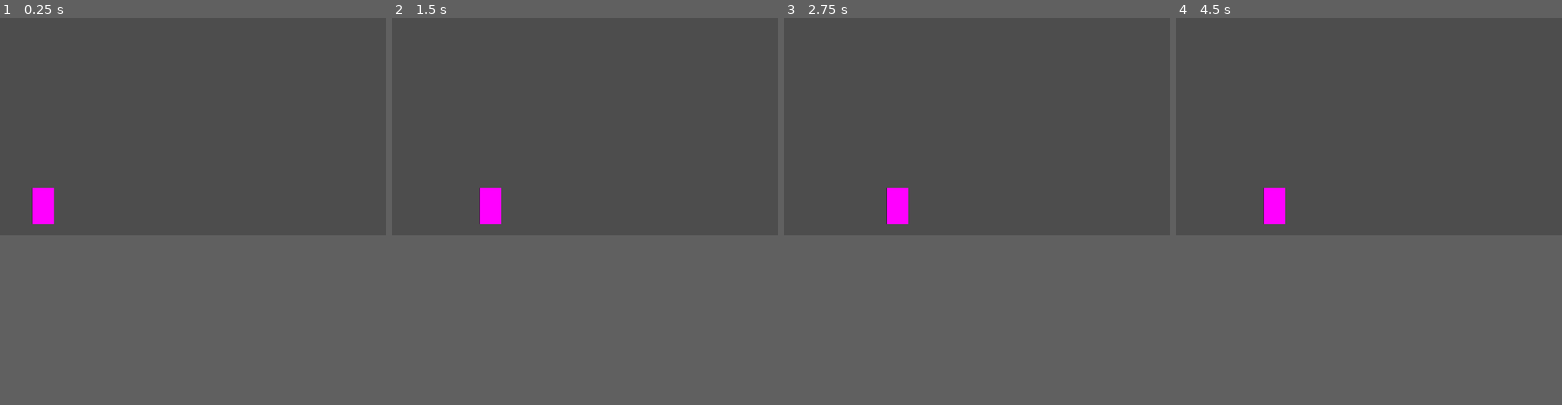
Above: before the commit, frames 1-4 (left to right).
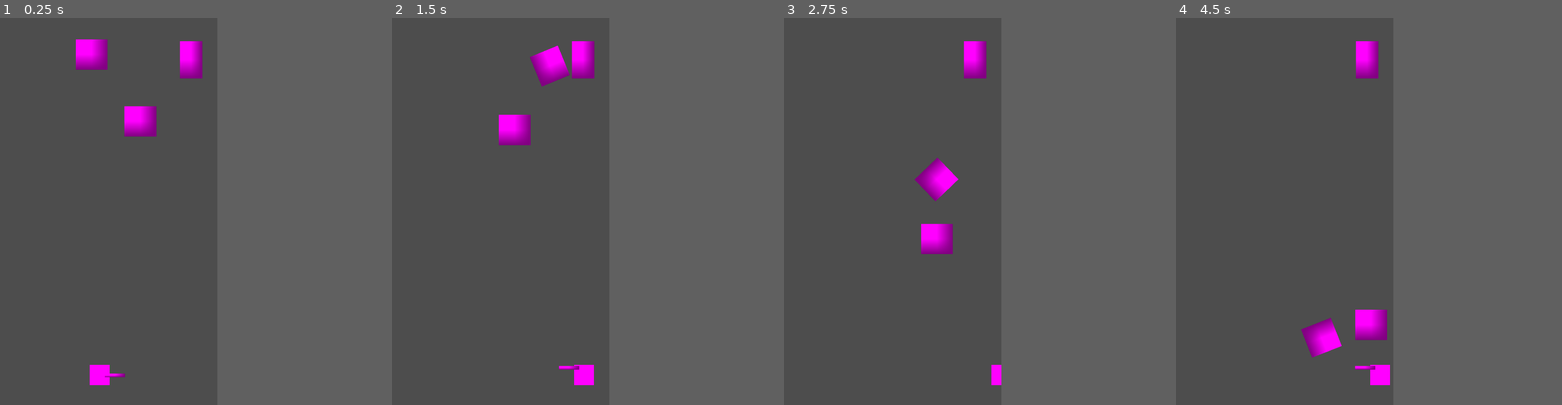
Above: after the commit, the same moments.

Repository: gdmagana/microdoze
Game: Godot game, scene res://Main.tscn
Two runs of this game, one before a commit and one after it. Both use one fixed random seed, a clock stepped at 60 frames per second and the inputs below.
Inputs:
- Up to frame 1 (0.25 s): no input
- Up to frame 2 (1.5 s): tap Enter (ui_accept) at 0.5, 0.6, 0.77, 1.07, 1.35 s; hold Right (ui_right) 0.53-1.28 s; hold Left (ui_left) from 1.28 s (still down)
- Up to frame 3 (2.75 s): tap Enter (ui_accept) at 1.52, 1.82, 2.1 s; release Left (ui_left) at 2.03 s; hold Right (ui_right) from 2.03 s (still down)
- Up to frame 4 (4.5 s): tap Enter (ui_accept) at 2.85, 3.02, 3.32, 3.6, 3.77, 4.07, 4.35 s; release Right (ui_right) at 3.53 s; hold Left (ui_left) from 3.53 s (still down)
In our replay, the window is 799x449 before the commit and 450x800 after it. These sizes can differ from the game's own. Grey fills any space a smaller window leaves; there, only what the larger window draws over its background counts as a difference.

The runs differ from the first frame. In frame 1, 2.7% of the frame differs, in the area x 8-53%, y 5-95%; in frame 2, 2.7%; in frame 3, 2.5%; in frame 4, 2.7%.

Commit message:
breakout style scene

Diff:
--- /dev/null
+++ b/Ball.tscn
@@ -0,0 +1,24 @@
+[gd_scene load_steps=4 format=3 uid="uid://c56tdwek10dmn"]
+
+[ext_resource type="Script" uid="uid://cd0xx83h25033" path="res://ball.gd" id="1_gk6bx"]
+
+[sub_resource type="PlaceholderTexture2D" id="PlaceholderTexture2D_pa54t"]
+
+[sub_resource type="CircleShape2D" id="CircleShape2D_gk6bx"]
+radius = 47.0106
+
+[node name="Ball" type="RigidBody2D"]
+collision_layer = 2
+collision_mask = 14
+mass = 0.536
+linear_velocity = Vector2(50, 50)
+script = ExtResource("1_gk6bx")
+
+[node name="Sprite2D" type="Sprite2D" parent="."]
+position = Vector2(1, 1.90735e-06)
+scale = Vector2(105.5, 100.25)
+texture = SubResource("PlaceholderTexture2D_pa54t")
+
+[node name="CollisionShape2D" type="CollisionShape2D" parent="."]
+position = Vector2(0, 1)
+shape = SubResource("CircleShape2D_gk6bx")
--- /dev/null
+++ b/IceCube.tscn
@@ -0,0 +1,21 @@
+[gd_scene load_steps=4 format=3 uid="uid://c1jhp8cwiqypt"]
+
+[ext_resource type="Script" uid="uid://bfciwee2uiwpv" path="res://ice_cube.gd" id="1_dhjbd"]
+
+[sub_resource type="PlaceholderTexture2D" id="PlaceholderTexture2D_bt24t"]
+
+[sub_resource type="RectangleShape2D" id="RectangleShape2D_dhjbd"]
+size = Vector2(99, 108)
+
+[node name="IceCube" type="StaticBody2D"]
+collision_layer = 8
+collision_mask = 2
+script = ExtResource("1_dhjbd")
+
+[node name="Sprite2D" type="Sprite2D" parent="."]
+position = Vector2(12, 3.49999)
+scale = Vector2(74, 123)
+texture = SubResource("PlaceholderTexture2D_bt24t")
+
+[node name="CollisionShape2D" type="CollisionShape2D" parent="."]
+shape = SubResource("RectangleShape2D_dhjbd")
--- a/Main.tscn
+++ b/Main.tscn
@@ -1,8 +1,84 @@
-[gd_scene load_steps=2 format=3 uid="uid://bhbf48fir0ikx"]
+[gd_scene load_steps=8 format=3 uid="uid://bhbf48fir0ikx"]
 
 [ext_resource type="PackedScene" uid="uid://b7mu1034wh12b" path="res://Player.tscn" id="1_glv2v"]
+[ext_resource type="PackedScene" uid="uid://c1jhp8cwiqypt" path="res://IceCube.tscn" id="2_cm0pq"]
+[ext_resource type="PackedScene" uid="uid://cwx80svljljc7" path="res://FallingObj.tscn" id="2_uu6xs"]
+[ext_resource type="PackedScene" uid="uid://c56tdwek10dmn" path="res://Ball.tscn" id="3_r0du0"]
+
+[sub_resource type="PhysicsMaterial" id="PhysicsMaterial_uu6xs"]
+friction = 0.0
+bounce = 1.0
+
+[sub_resource type="RectangleShape2D" id="RectangleShape2D_r0du0"]
+size = Vector2(16, 1292)
+
+[sub_resource type="RectangleShape2D" id="RectangleShape2D_cm0pq"]
+size = Vector2(725.5, 33)
 
 [node name="Node2D" type="Node2D"]
 
 [node name="Player" parent="." instance=ExtResource("1_glv2v")]
-position = Vector2(128, 563)
+position = Vector2(330, 1181)
+collision_mask = 0
+
+[node name="IcePuck" parent="." instance=ExtResource("2_uu6xs")]
+visible = false
+position = Vector2(213.861, 491.151)
+
+[node name="IceCube" parent="." instance=ExtResource("2_cm0pq")]
+position = Vector2(621, 135)
+
+[node name="Ball" parent="." instance=ExtResource("3_r0du0")]
+position = Vector2(275, 185)
+collision_mask = 30
+
+[node name="Ball2" parent="." instance=ExtResource("3_r0du0")]
+position = Vector2(442, 408)
+collision_mask = 30
+
+[node name="Node" type="Node" parent="."]
+
+[node name="WallLeft" type="StaticBody2D" parent="Node"]
+collision_layer = 16
+collision_mask = 2
+physics_material_override = SubResource("PhysicsMaterial_uu6xs")
+
+[node name="CollisionShape2D" type="CollisionShape2D" parent="Node/WallLeft"]
+position = Vector2(10, 634)
+shape = SubResource("RectangleShape2D_r0du0")
+
+[node name="WallTop" type="StaticBody2D" parent="Node"]
+collision_layer = 16
+collision_mask = 2
+physics_material_override = SubResource("PhysicsMaterial_uu6xs")
+
+[node name="CollisionShape2D" type="CollisionShape2D" parent="Node/WallTop"]
+position = Vector2(364, 6)
+shape = SubResource("RectangleShape2D_cm0pq")
+
+[node name="WallFloor" type="StaticBody2D" parent="Node"]
+collision_layer = 16
+collision_mask = 2
+physics_material_override = SubResource("PhysicsMaterial_uu6xs")
+
+[node name="CollisionShape2D" type="CollisionShape2D" parent="Node/WallFloor"]
+position = Vector2(363, 1280)
+shape = SubResource("RectangleShape2D_cm0pq")
+
+[node name="WallRight" type="StaticBody2D" parent="Node"]
+collision_layer = 16
+collision_mask = 2
+physics_material_override = SubResource("PhysicsMaterial_uu6xs")
+
+[node name="CollisionShape2D" type="CollisionShape2D" parent="Node/WallRight"]
+position = Vector2(721, 643)
+shape = SubResource("RectangleShape2D_r0du0")
+
+[node name="TempFloor" type="StaticBody2D" parent="."]
+collision_layer = 16
+collision_mask = 2
+physics_material_override = SubResource("PhysicsMaterial_uu6xs")
+
+[node name="CollisionShape2D" type="CollisionShape2D" parent="TempFloor"]
+position = Vector2(10, 634)
+shape = SubResource("RectangleShape2D_r0du0")
--- a/Player.tscn
+++ b/Player.tscn
@@ -1,20 +1,39 @@
-[gd_scene load_steps=4 format=3 uid="uid://b7mu1034wh12b"]
+[gd_scene load_steps=7 format=3 uid="uid://b7mu1034wh12b"]
 
 [ext_resource type="Script" uid="uid://c42nmw6pvf0vi" path="res://player.gd" id="1_xhfnw"]
+[ext_resource type="Script" uid="uid://qeipi7vrr5j6" path="res://stick.gd" id="2_kpjcp"]
 
 [sub_resource type="NoiseTexture2D" id="NoiseTexture2D_xhfnw"]
 
+[sub_resource type="CircleShape2D" id="CircleShape2D_xhfnw"]
+radius = 33.0606
+
 [sub_resource type="RectangleShape2D" id="RectangleShape2D_kpjcp"]
-size = Vector2(39, 35)
+size = Vector2(77, 17.5)
+
+[sub_resource type="PlaceholderTexture2D" id="PlaceholderTexture2D_xhfnw"]
 
 [node name="Player" type="CharacterBody2D"]
+collision_mask = 2
 script = ExtResource("1_xhfnw")
 
 [node name="Sprite2D" type="Sprite2D" parent="."]
-position = Vector2(1, -2)
-scale = Vector2(0.126953, 0.211914)
+position = Vector2(-4.76837e-07, -0.499998)
+scale = Vector2(0.128906, 0.130859)
 texture = SubResource("NoiseTexture2D_xhfnw")
 
 [node name="CollisionShape2D" type="CollisionShape2D" parent="."]
-position = Vector2(1, 0)
+shape = SubResource("CircleShape2D_xhfnw")
+
+[node name="Stick" type="Area2D" parent="."]
+collision_layer = 4
+collision_mask = 2
+script = ExtResource("2_kpjcp")
+
+[node name="CollisionShape2D" type="CollisionShape2D" parent="Stick"]
 shape = SubResource("RectangleShape2D_kpjcp")
+
+[node name="Sprite2D" type="Sprite2D" parent="Stick"]
+position = Vector2(0.5, 1)
+scale = Vector2(67, 12)
+texture = SubResource("PlaceholderTexture2D_xhfnw")
--- /dev/null
+++ b/ball.gd
@@ -0,0 +1,41 @@
+extends RigidBody2D
+
+@export var initial_speed := 300.0
+@export var min_speed := 100.0
+@export var max_lateral_speed := 400.0
+@export var min_lateral_speed := 80.0
+@export var lateral_damp := 0.98
+@onready var speed := initial_speed
+
+func _ready():
+	add_to_group("balls")
+	gravity_scale = 0
+	# Launch in a random direction
+	var angle = randf_range(-PI / 4, -3 * PI / 4)  # upward
+	linear_velocity = Vector2(cos(angle), sin(angle)) * initial_speed
+
+func _physics_process(_delta):
+	# Enforce minimum vertical speed only
+	if abs(linear_velocity.y) < min_speed:
+		linear_velocity.y = sign(linear_velocity.y) * min_speed
+
+	# Dampen lateral (x) velocity toward min_lateral_speed
+	if abs(linear_velocity.x) > min_lateral_speed:
+		linear_velocity.x *= lateral_damp
+		if abs(linear_velocity.x) < min_lateral_speed:
+			linear_velocity.x = sign(linear_velocity.x) * min_lateral_speed
+	# Clamp to max_lateral_speed
+	linear_velocity.x = clamp(linear_velocity.x, -max_lateral_speed, max_lateral_speed)
+
+	# Always keep the total velocity normalized to the current speed
+	linear_velocity = linear_velocity.normalized() * max(speed, min_speed)
+
+func bounce_off_paddle(paddle_velocity: Vector2):
+	# Reflect the Y axis
+	linear_velocity.y = -abs(linear_velocity.y)
+
+	# Optionally add paddle influence
+	linear_velocity.x += paddle_velocity.x * 0.3
+
+	# Normalize to keep constant speed
+	linear_velocity = linear_velocity.normalized() * speed
--- /dev/null
+++ b/ice_cube.gd
@@ -0,0 +1,15 @@
+extends StaticBody2D
+
+@export var health := 1
+
+func _ready():
+	connect("body_entered", Callable(self, "_on_body_entered"))
+
+func _on_body_entered(body):
+	if body.is_in_group("balls"):
+		_on_ball_hit()
+
+func _on_ball_hit():
+	health -= 1
+	if health <= 0:
+		queue_free()
--- a/player.gd
+++ b/player.gd
@@ -1,13 +1,63 @@
 extends CharacterBody2D
 
-@export var speed := 300
+# Player Movement
+@export var acceleration := 800.0
+@export var friction := 600.0
+@export var max_speed := 500.0
+var dx := 0.0
+
+# Stick
+var last_direction := 1  # 1 = right, -1 = left
+var stick_push_timer := 0.0
+var stick_push_duration := 0.15  # seconds
+var is_stick_pushing := false
 
 func _physics_process(delta):
-	var direction := 0
+	var input_direction := 0
 	if Input.is_action_pressed("ui_left"):
-		direction -= 1
+		input_direction -= 1
 	if Input.is_action_pressed("ui_right"):
-		direction += 1
-	velocity.x = direction * speed
-	velocity.y = 0
+		input_direction += 1
+
+	if input_direction != 0:
+		last_direction = sign(input_direction)
+		dx += input_direction * acceleration * delta
+	else:
+		# Apply friction to gradually stop
+		if abs(dx) < friction * delta:
+			dx = 0
+		else:
+			dx -= sign(dx) * friction * delta
+
+	# Clamp max speed
+	dx = clamp(dx, -max_speed, max_speed)
+
+	# Update position manually
+	position.x += dx * delta
+
+	# keep the player on screen
+	var screen_width = get_viewport_rect().size.x
+	position.x = clamp(position.x, 0, screen_width)
+
+	# Stick logic
+	if Input.is_action_just_pressed("ui_accept") and not is_stick_pushing:
+		is_stick_pushing = true
+		stick_push_timer = stick_push_duration
+	if is_stick_pushing:
+		stick_push_timer -= delta
+		if stick_push_timer < 0:
+			is_stick_pushing = false
+
+	var stick_offset := Vector2(50,0) * last_direction
+	if is_stick_pushing:
+		stick_offset += Vector2(0, -25)
+
+	$Stick.position = stick_offset
+
 	move_and_slide()
+
+
+
+func _on_area_entered(area):
+	if area.is_in_group("pucks"):
+		print("Hit!")
--- a/project.godot
+++ b/project.godot
@@ -15,6 +15,19 @@
 config/features=PackedStringArray("4.4", "GL Compatibility")
 config/icon="res://icon.svg"
 
+[display]
+
+window/size/viewport_width=720
+window/size/viewport_height=1280
+
+[layer_names]
+
+2d_physics/layer_1="Player"
+2d_physics/layer_2="Balls"
+2d_physics/layer_3="Stick"
+2d_physics/layer_4="IceCubes"
+2d_physics/layer_5="Walls"
+
 [rendering]
 
 renderer/rendering_method="gl_compatibility"
--- /dev/null
+++ b/stick.gd
@@ -0,0 +1,11 @@
+extends Area2D
+
+func _ready():
+	connect("body_shape_entered", Callable(self, "_on_body_shape_entered"))
+
+func _on_body_shape_entered(body_id, body, body_shape_index, local_shape_index):
+	if body.is_in_group("balls"):
+		# Example: bounce the ball upward and add a little lateral push
+		body.linear_velocity.y = -abs(body.linear_velocity.y)
+		# Optionally add some x velocity if you want
+		# body.linear_velocity.x += 100 * sign(body.position.x - position.x)
Not shown, added: ball.gd.uid
Not shown, added: ice_cube.gd.uid
Not shown, added: stick.gd.uid
